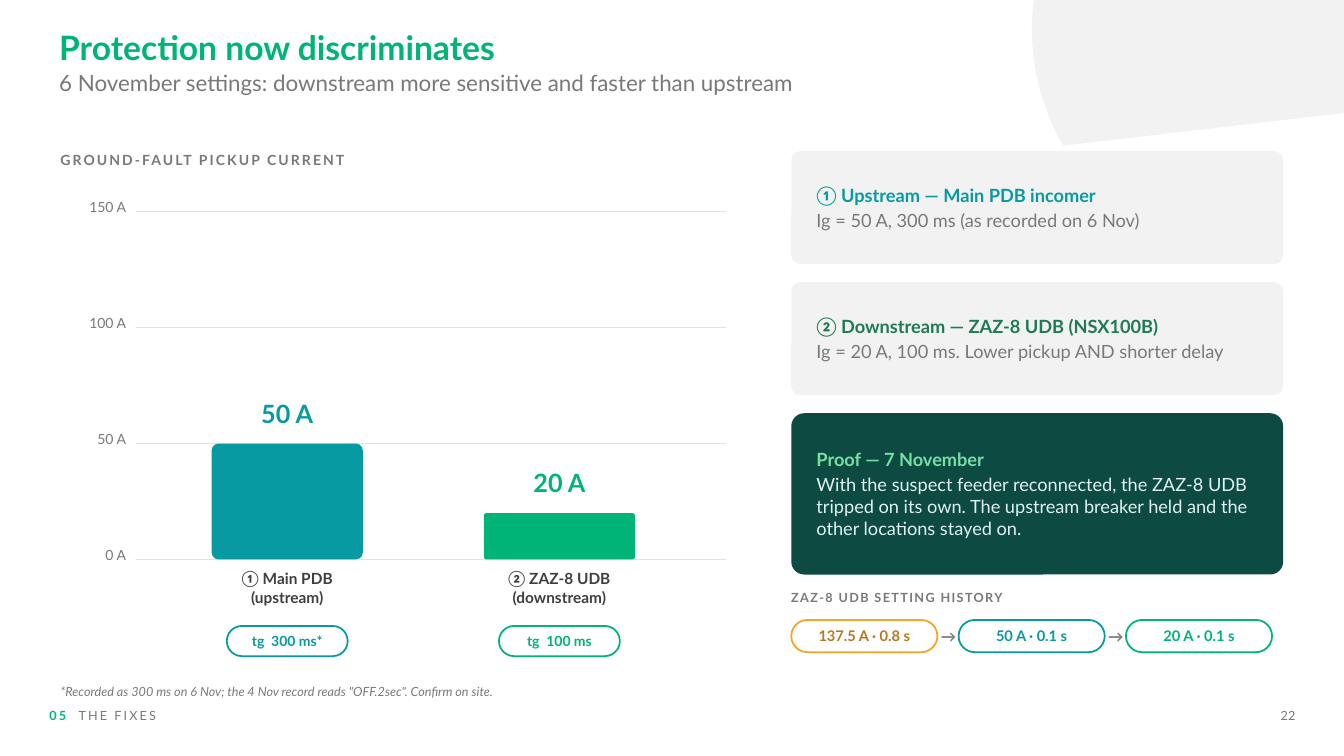
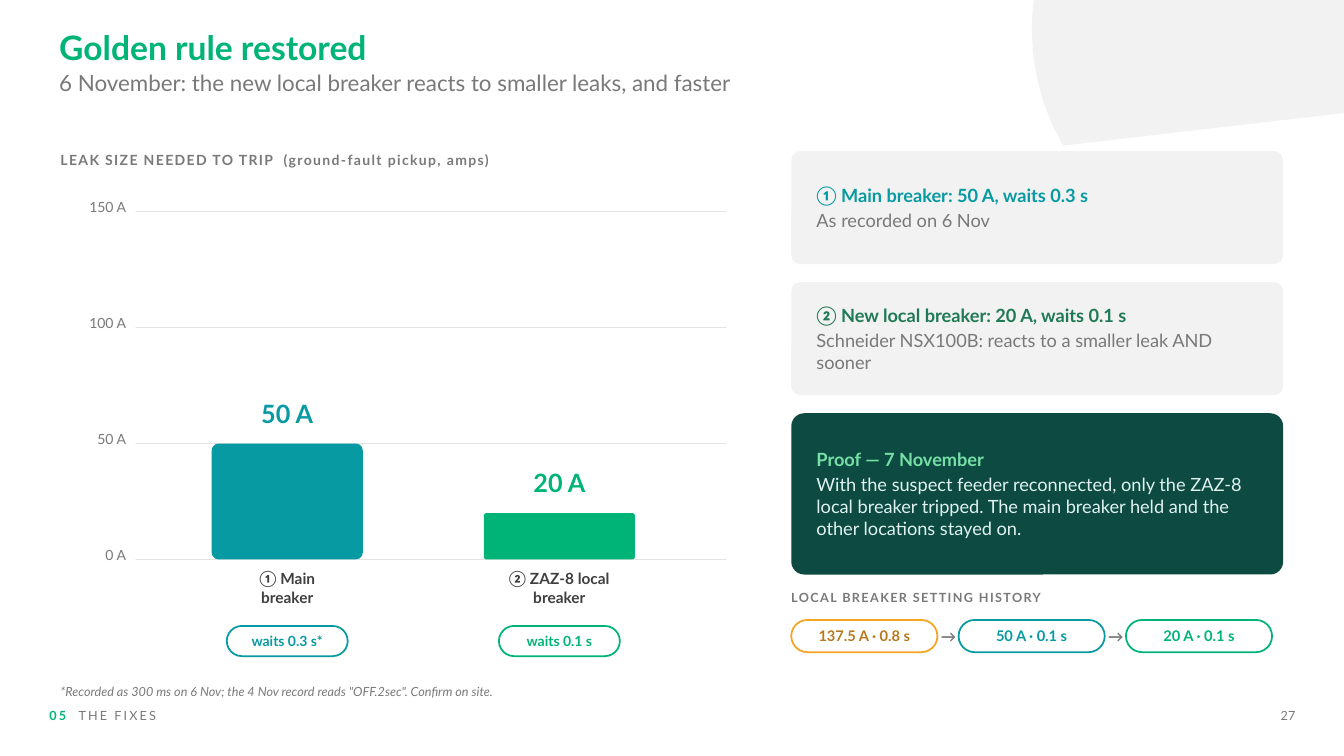
Before and after one commit to nasr9787alfarsi-alt/Nasr, a slide deck: slide 27 of presentations/ZAZ-8_Main_PDB_MCCB_Tripping_Investigation.pptx (slide 22 before the commit). Drawn at 1344x756 pixels with LibreOffice and Linux fonts; fonts in the diff are those of the drawing; background and template pictures are left out. Boxes give left, top, right and bottom in pixels: in the first picture for what was removed or moved away, otherwise in the second. Text is boxed around its words. In the diff, an @@ line names an element or a change of style, - is before the commit and + after.

```diff
--- a/presentations/ZAZ-8_Main_PDB_MCCB_Tripping_Investigation.pptx
+++ b/presentations/ZAZ-8_Main_PDB_MCCB_Tripping_Investigation.pptx
@@ text at (x1=59, y1=35, x2=367, y2=61): text changed @@
-Protection now discriminates
+Golden rule restored
@@ text at (x1=59, y1=74, x2=730, y2=94): text changed @@
-6 November settings: downstream more sensitive and faster than upstream
+6 November: the new local breaker reacts to smaller leaks, and faster
@@ text at (x1=60, y1=154, x2=489, y2=168): text changed @@
-GROUND-FAULT PICKUP CURRENT
+LEAK SIZE NEEDED TO TRIP (ground-fault pickup, amps)
@@ text at (x1=816, y1=187, x2=1088, y2=227): text changed; text colour #797979 to #089AA2; bold on @@
-① Upstream — Main PDB incomer
-Ig = 50 A, 300 ms (as recorded on 6 Nov)
+① Main breaker: 50 A, waits 0.3 s
+As recorded on 6 Nov
@@ text at (x1=816, y1=307, x2=1212, y2=369): text changed @@
-② Downstream — ZAZ-8 UDB (NSX100B)
-Ig = 20 A, 100 ms. Lower pickup AND shorter delay
+② New local breaker: 20 A, waits 0.1 s
+Schneider NSX100B: reacts to a smaller leak AND sooner
@@ text at (x1=816, y1=477, x2=1241, y2=538): text changed @@
-With the suspect feeder reconnected, the ZAZ-8 UDB tripped on its own. The upstream breaker held and the other locations stayed on.
+With the suspect feeder reconnected, only the ZAZ-8 local breaker tripped. The main breaker held and the other locations stayed on.
@@ text at (x1=259, y1=571, x2=315, y2=603): text changed @@
-① Main PDB
-(upstream)
+① Main
+breaker
@@ text at (x1=509, y1=571, x2=610, y2=603): text changed @@
-② ZAZ-8 UDB
-(downstream)
+② ZAZ-8 local
+breaker
@@ text at (x1=825, y1=593, x2=832, y2=602): text changed @@
-ZAZ-8 UDB SETTING HISTORY
+LOCAL BREAKER SETTING HISTORY
@@ text in rounded rectangle at (x1=252, y1=635, x2=323, y2=646): text changed @@
-tg 300 ms*
+waits 0.3 s*
@@ text in rounded rectangle at (x1=527, y1=635, x2=592, y2=646): text changed @@
-tg 100 ms
+waits 0.1 s
@@ text at (x1=1281, y1=711, x2=1296, y2=720): text changed @@
-22
+27
```
Also in this commit, not shown: 22 other slides changed, 6 slides added.
